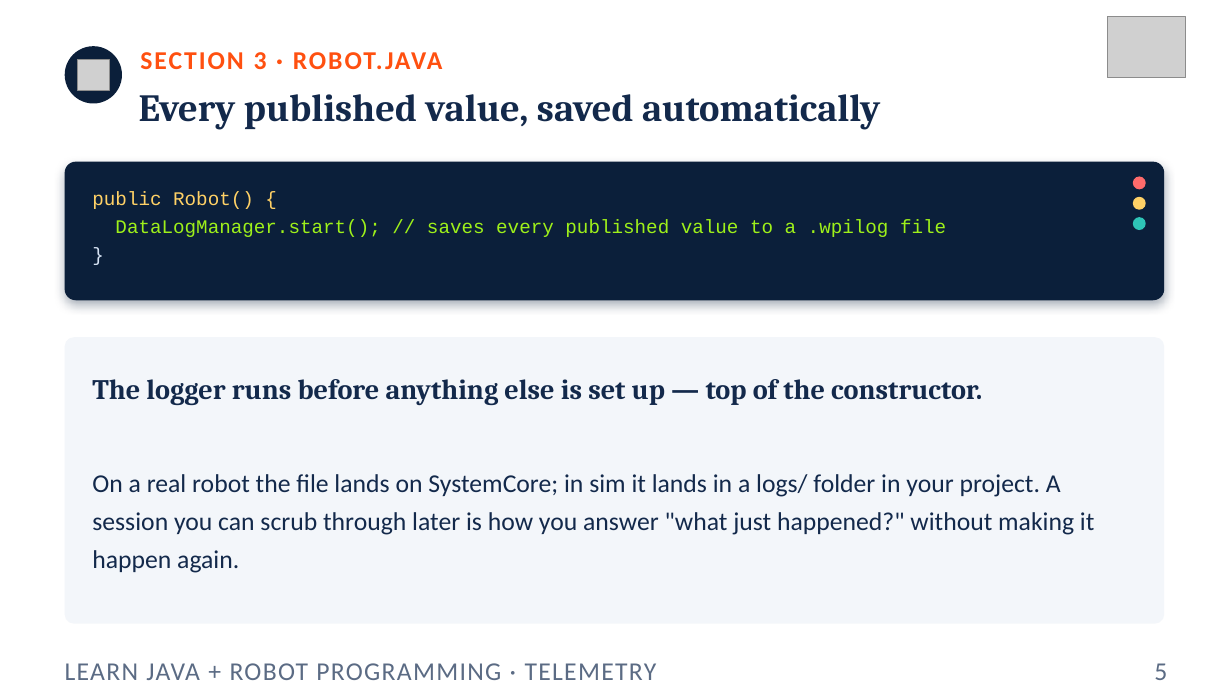
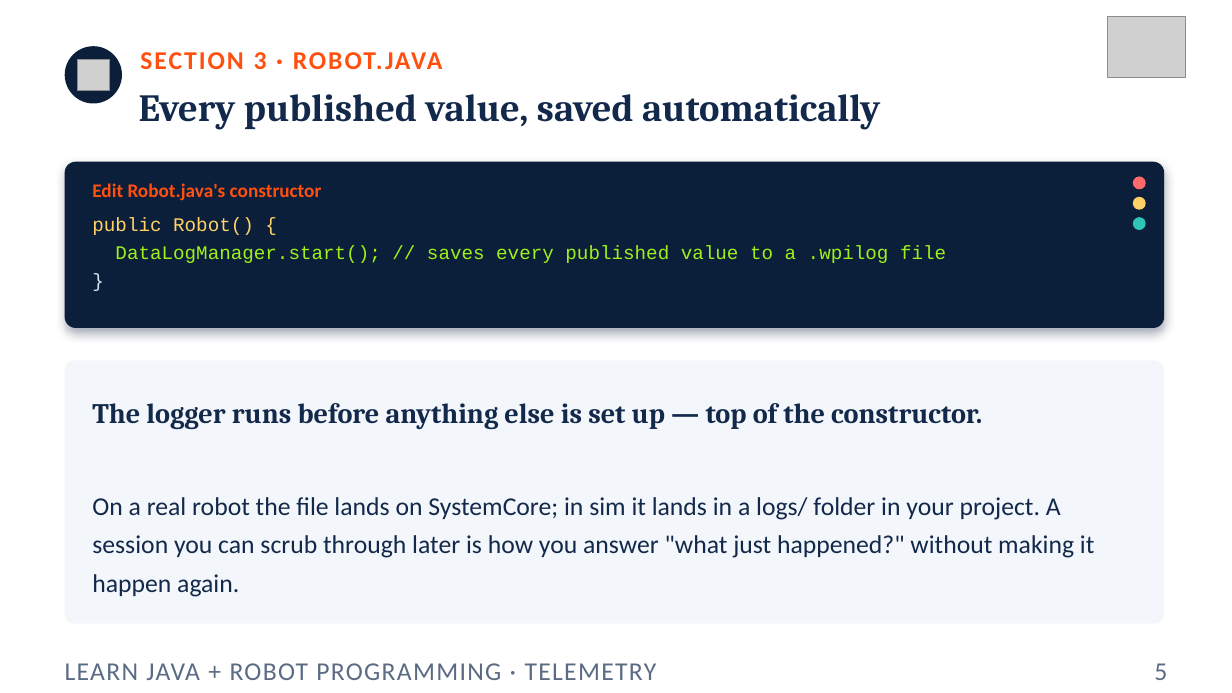
Before and after one commit to FRC5010/BasicRobotLessons, a slide deck: slide 5 of docs/presentations/v3/03-telemetry.pptx. Drawn at 1232x693 pixels with LibreOffice and Linux fonts; fonts in the diff are those of the drawing; grey boxes stand for pictures. Boxes give left, top, right and bottom in pixels: in the first picture for what was removed or moved away, otherwise in the second. Text is boxed around its words. In the diff, an @@ line names an element or a change of style, - is before the commit and + after.

```diff
--- a/docs/presentations/v3/03-telemetry.pptx
+++ b/docs/presentations/v3/03-telemetry.pptx
@@ rounded rectangle: place and size @@
-rounded rectangle at <box>65,162,1165,300</box>
+rounded rectangle at <box>65,162,1165,328</box>
@@ rounded rectangle at <box>65,162,1165,328</box>: proportions changed @@
@@ text "public Robot() {": place and size @@
-text "public Robot() {" at <box>92,192,946,237</box>
+text "public Robot() {" at <box>92,218,946,263</box>
@@ text added at <box>92,183,322,201</box>, 15 pt, text #FF5010, bold @@
+Edit Robot.java's constructor
@@ rounded rectangle at <box>65,360,1165,624</box>: proportions changed @@
@@ rounded rectangle: place and size @@
-rounded rectangle at <box>65,337,1165,624</box>
+rounded rectangle at <box>65,360,1165,624</box>
@@ text "The logger runs before anything ...": place and size @@
-text "The logger runs before anything ..." at <box>92,379,982,405</box>
+text "The logger runs before anything ..." at <box>92,403,982,429</box>
@@ text "On a real robot the ...": place and size @@
-text "On a real robot the ..." at <box>92,474,1094,573</box>
+text "On a real robot the ..." at <box>92,497,1094,597</box>
```
Also in this commit, not shown: 4 other slides changed, 17 other files.
